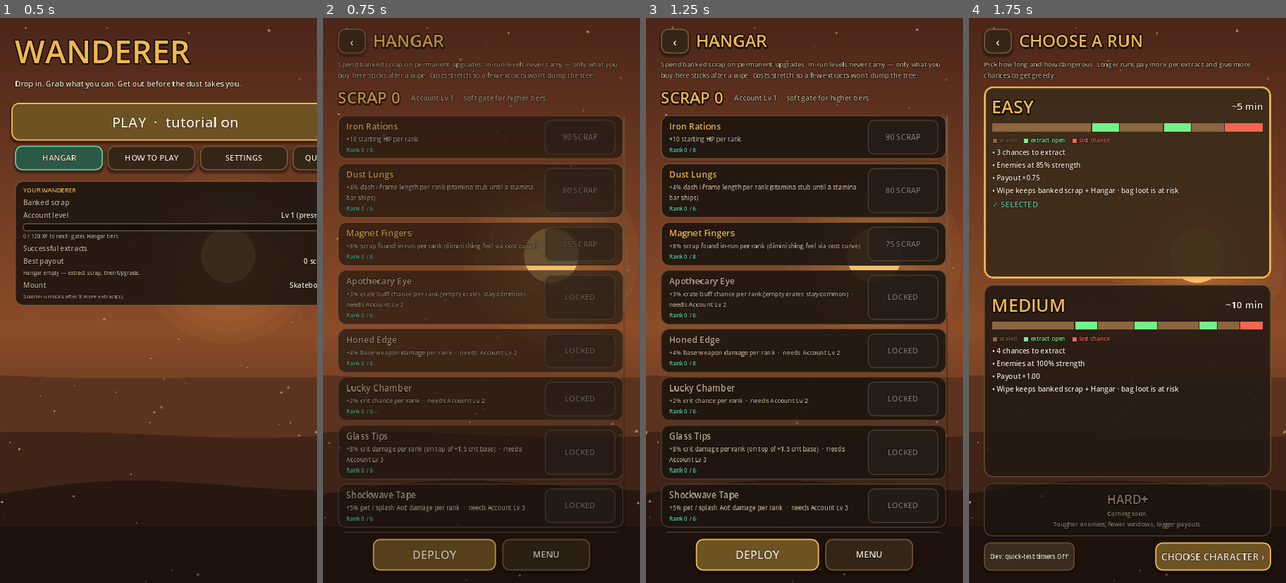
Above: before the commit, frames 1-4 (left to right).
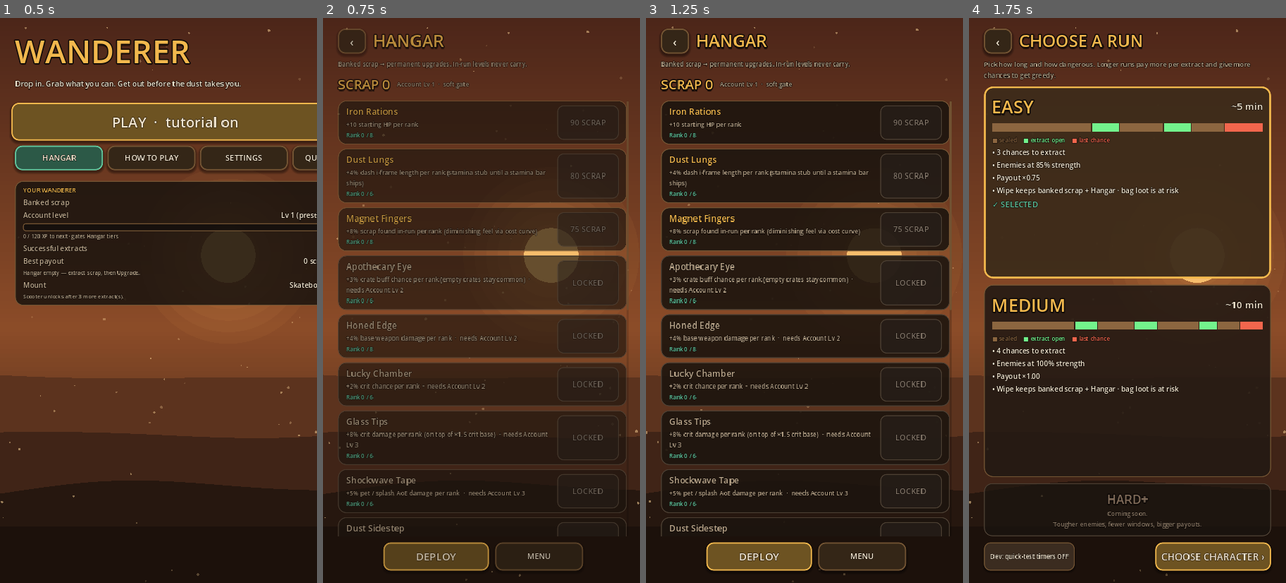
Above: after the commit, the same moments.

Repository: zwoodjr/sprite-lane
Game: Godot game, scene res://scenes/ui/main_menu.tscn
The game is run twice, just before and just after one commit, with the same random seed, the same clock (stepped at 60 frames per second) and the same inputs.
Inputs:
- Up to frame 1 (0.5 s): no input
- Up to frame 2 (0.75 s): click "HANGAR" at 0.5 s
- Up to frame 3 (1.25 s): no input
- Up to frame 4 (1.75 s): click "DEPLOY" at 1.25 s

Frame 1 is identical in both runs. In frame 2, 24% of the frame differs, in the area x 4-97%, y 7-98%; in frame 3, 27%; in frame 4, nothing differs.

Commit message:
Fix Hangar touch scroll on iPhone / Xogot portrait
Skill row panels were eating drag; rebuild also doubled list height for a
frame after buys. Make ScrollContainer vertical-only with deadzone, pass
row drags through, sync list width for autowrap height, clamp after rebuild,
and tighten portrait chrome so the full meta catalog stays reachable.

Co-authored-by: zwoodjr <zwoodjr@gmail.com>

Diff:
--- a/game/scripts/ui/hangar.gd
+++ b/game/scripts/ui/hangar.gd
@@ -1,59 +1,123 @@
 extends "res://scripts/ui/menu_base.gd"
 
 ## Meta scrap shop — permanent upgrades between runs.
+## Touch-first ScrollContainer: rows must not eat drag; list width drives autowrap height.
 
 var _scrap_label: Label
+var _scroll: ScrollContainer
 var _list: VBoxContainer
+var _scroll_y_keep: int = 0
+
 
 func build(c: VBoxContainer) -> void:
+	var portrait := MobileLayout.is_portrait()
 	c.add_child(header("HANGAR", GameState.go_main_menu))
+	## Short copy on portrait so the catalog keeps vertical room under Xogot chrome.
 	var intro := UiTheme.body_label(
-		"Spend banked scrap on permanent upgrades. In-run levels never carry — only what you buy here sticks after a wipe. Costs stretch so a few extracts won't dump the tree.",
-		15, UiTheme.TEXT_DIM
+		"Banked scrap → permanent upgrades. In-run levels never carry." if portrait
+		else "Spend banked scrap on permanent upgrades. In-run levels never carry — only what you buy here sticks after a wipe. Costs stretch so a few extracts won't dump the tree.",
+		14 if portrait else 15, UiTheme.TEXT_DIM
 	)
 	c.add_child(intro)
 
 	var top := HBoxContainer.new()
-	top.add_theme_constant_override("separation", 24)
+	top.add_theme_constant_override("separation", 16 if portrait else 24)
 	c.add_child(top)
-	_scrap_label = UiTheme.title_label("SCRAP %d" % GameState.account_scrap, 36, UiTheme.AMBER)
+	_scrap_label = UiTheme.title_label("SCRAP %d" % GameState.account_scrap, 30 if portrait else 36, UiTheme.AMBER)
 	_scrap_label.horizontal_alignment = HORIZONTAL_ALIGNMENT_LEFT
 	top.add_child(_scrap_label)
 	var prestige := UiTheme.body_label(
-		"Account Lv %d  ·  soft gate for higher tiers" % GameState.account_level,
-		16, UiTheme.TEXT_DIM, false
+		"Account Lv %d  ·  soft gate" % GameState.account_level if portrait
+		else "Account Lv %d  ·  soft gate for higher tiers" % GameState.account_level,
+		14 if portrait else 16, UiTheme.TEXT_DIM, false
 	)
 	prestige.vertical_alignment = VERTICAL_ALIGNMENT_CENTER
 	top.add_child(prestige)
 
-	var scroll := ScrollContainer.new()
-	scroll.size_flags_vertical = Control.SIZE_EXPAND_FILL
-	scroll.size_flags_horizontal = Control.SIZE_EXPAND_FILL
-	c.add_child(scroll)
+	_scroll = ScrollContainer.new()
+	_scroll.name = "HangarScroll"
+	_scroll.size_flags_vertical = Control.SIZE_EXPAND_FILL
+	_scroll.size_flags_horizontal = Control.SIZE_EXPAND_FILL
+	_scroll.horizontal_scroll_mode = ScrollContainer.SCROLL_MODE_DISABLED
+	_scroll.vertical_scroll_mode = ScrollContainer.SCROLL_MODE_AUTO
+	_scroll.follow_focus = true
+	## Distinguish tap-to-buy from drag-to-scroll on skill rows.
+	_scroll.scroll_deadzone = 18
+	_scroll.clip_contents = true
+	c.add_child(_scroll)
+
 	_list = VBoxContainer.new()
 	_list.size_flags_horizontal = Control.SIZE_EXPAND_FILL
 	_list.add_theme_constant_override("separation", 10)
-	scroll.add_child(_list)
+	## Do not expand-fill height inside the scroller — content must be taller than the viewport.
+	_list.size_flags_vertical = Control.SIZE_SHRINK_BEGIN
+	_scroll.add_child(_list)
+	_scroll.resized.connect(_sync_list_width)
 	_rebuild()
 
 	var bottom := HBoxContainer.new()
 	bottom.alignment = BoxContainer.ALIGNMENT_CENTER
 	bottom.add_theme_constant_override("separation", 14)
 	c.add_child(bottom)
-	var play := UiTheme.big_button("DEPLOY", UiTheme.AMBER, 72, 26)
-	play.custom_minimum_size.x = 280
+	## Slightly shorter CTAs on portrait — Xogot Play toolbar eats bottom pixels.
+	var btn_h := 64 if portrait else 72
+	var play := UiTheme.big_button("DEPLOY", UiTheme.AMBER, btn_h, 24 if portrait else 26)
+	play.custom_minimum_size.x = 240 if portrait else 280
 	play.pressed.connect(GameState.go_mode_select)
 	bottom.add_child(play)
-	var menu := UiTheme.big_button("MENU", UiTheme.LINE, 72, 20)
+	var menu := UiTheme.big_button("MENU", UiTheme.LINE, btn_h, 18 if portrait else 20)
 	menu.pressed.connect(GameState.go_main_menu)
 	bottom.add_child(menu)
 
+
+func _sync_list_width() -> void:
+	if _scroll == null or _list == null:
+		return
+	var bar_w := 0.0
+	var vbar := _scroll.get_v_scroll_bar()
+	if vbar != null and vbar.visible:
+		bar_w = vbar.get_combined_minimum_size().x
+	var w := _scroll.size.x - bar_w
+	if w > 1.0:
+		_list.custom_minimum_size.x = w
+
+
+func _clamp_scroll() -> void:
+	if _scroll == null:
+		return
+	_sync_list_width()
+	var vbar := _scroll.get_v_scroll_bar()
+	if vbar == null:
+		_scroll.scroll_vertical = 0
+		return
+	var max_y := maxi(0, int(vbar.max_value - vbar.page))
+	_scroll.scroll_vertical = clampi(_scroll_y_keep, 0, max_y)
+	_scroll_y_keep = _scroll.scroll_vertical
+
+
+func _clear_list() -> void:
+	## queue_free keeps old rows for a frame → doubled height / stuck scroll after buy.
+	var kids := _list.get_children()
+	for c in kids:
+		_list.remove_child(c)
+		c.free()
+
+
 func _rebuild() -> void:
-	for c in _list.get_children():
-		c.queue_free()
+	if _scroll != null:
+		_scroll_y_keep = _scroll.scroll_vertical
+	_clear_list()
 	_scrap_label.text = "SCRAP %d" % GameState.account_scrap
 	for entry in Progression.hangar_catalog_visible():
 		_list.add_child(_row(entry))
+	## End pad so the last skill clears thumbs / home indicator / Xogot chrome when scrolled down.
+	var pad := Control.new()
+	pad.mouse_filter = Control.MOUSE_FILTER_IGNORE
+	pad.custom_minimum_size = Vector2(0, 36 if MobileLayout.is_portrait() else 16)
+	_list.add_child(pad)
+	_sync_list_width()
+	call_deferred("_clamp_scroll")
+
 
 func _row(entry: Dictionary) -> PanelContainer:
 	var id := str(entry["id"])
@@ -65,11 +129,16 @@
 	var maxed := rank >= max_r
 
 	var p := card(UiTheme.LINE if not locked_lv else Color(0.3, 0.25, 0.2), Color(0.11, 0.08, 0.055, 0.9))
+	## PASS: drag on the card body scrolls the list; only the buy button captures taps.
+	p.mouse_filter = Control.MOUSE_FILTER_PASS
+	p.mouse_force_pass_scroll_events = true
 	var h := HBoxContainer.new()
+	h.mouse_filter = Control.MOUSE_FILTER_PASS
 	h.add_theme_constant_override("separation", 16)
 	p.add_child(h)
 
 	var info := VBoxContainer.new()
+	info.mouse_filter = Control.MOUSE_FILTER_PASS
 	info.size_flags_horizontal = Control.SIZE_EXPAND_FILL
 	h.add_child(info)
 	info.add_child(UiTheme.body_label(str(entry["name"]), 20, UiTheme.AMBER if not locked_lv else UiTheme.TEXT_DIM, false))
@@ -96,6 +165,8 @@
 			else:
 				Juice.sfx("ui_tap")
 		)
-	btn.custom_minimum_size.x = 160
+	btn.custom_minimum_size.x = 140 if MobileLayout.is_portrait() else 160
+	btn.focus_mode = Control.FOCUS_NONE
+	btn.mouse_force_pass_scroll_events = true
 	h.add_child(btn)
 	return p
Not shown, changed: game/MVP_STATUS.md
